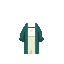
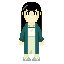
Comparing the layer stacks of the two w=64, h=64 images. Changes:
added group "Group 5" with 5 layers above "Group 6" over [20, 41, 43, 60]
added group "Group 6" with 5 layers above "Group 2" over [23, 55, 40, 61]
added layer "Layer 25" in group "Group 6" over [23, 57, 40, 61]
showed group "Group 2" (6 layers) over [19, 2, 42, 31]
showed "Layer 10" over [21, 2, 42, 31]
showed group "Group 1" (21 layers) over [19, 4, 44, 61]
showed "Layer 2 copy 3" over [26, 11, 37, 16]
showed "Background" over [19, 2, 44, 61]
